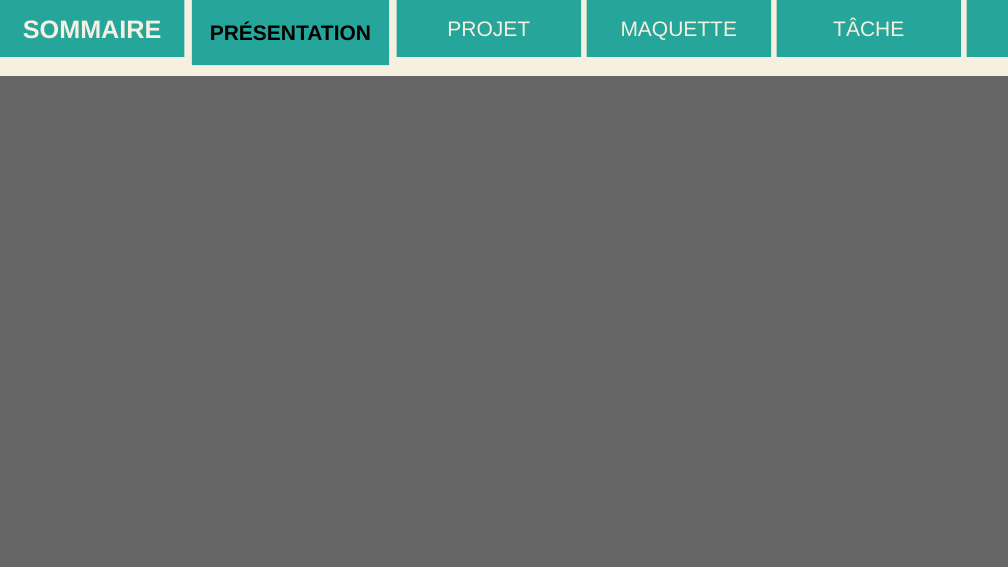
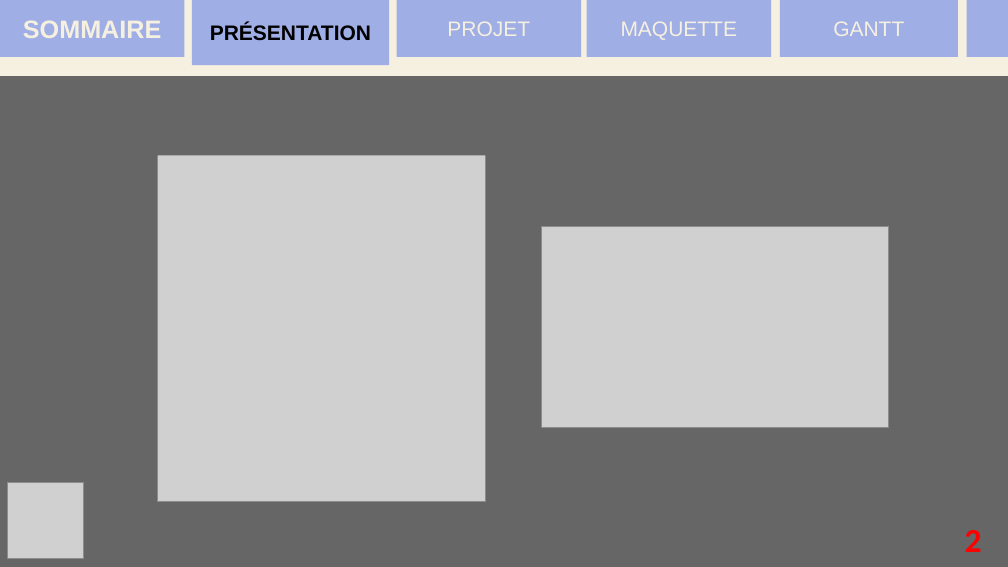
Before and after one commit to JDevs10/Shopping-Drive, a slide deck: slide 2 of docs/ShoppingDrive.pptx. Drawn at 1008x567 pixels with LibreOffice and Linux fonts; fonts in the diff are those of the drawing; grey boxes stand for pictures. Boxes give left, top, right and bottom in pixels: in the first picture for what was removed or moved away, otherwise in the second. Text is boxed around its words. In the diff, an @@ line names an element or a change of style, - is before the commit and + after.

```diff
--- a/docs/ShoppingDrive.pptx
+++ b/docs/ShoppingDrive.pptx
@@ fill #26A69A to #9FAEE5 in 6 elements at bbox=[0, 0, 184, 57], bbox=[192, 0, 389, 66], bbox=[397, 0, 582, 57], bbox=[587, 0, 771, 57], bbox=[967, 0, 1008, 57], bbox=[780, 0, 959, 57] @@
@@ rectangle "GANTT": place and size @@
-rectangle "GANTT" at bbox=[776, 0, 961, 57]
+rectangle "GANTT" at bbox=[780, 0, 959, 57]
@@ text in rectangle at bbox=[833, 21, 904, 36]: text changed @@
-TÂCHE
+GANTT
@@ rectangle added at bbox=[152, 113, 493, 156], fill #666666 @@
@@ picture added at bbox=[157, 118, 486, 502] @@
@@ picture added at bbox=[542, 226, 889, 427] @@
@@ picture added at bbox=[8, 483, 85, 559] @@
@@ text added at bbox=[965, 530, 982, 552], 24 pt, text #FF0000, bold @@
+2
```
Also in this commit, not shown: 6 other slides changed, 7 slides added, 9 other files.
